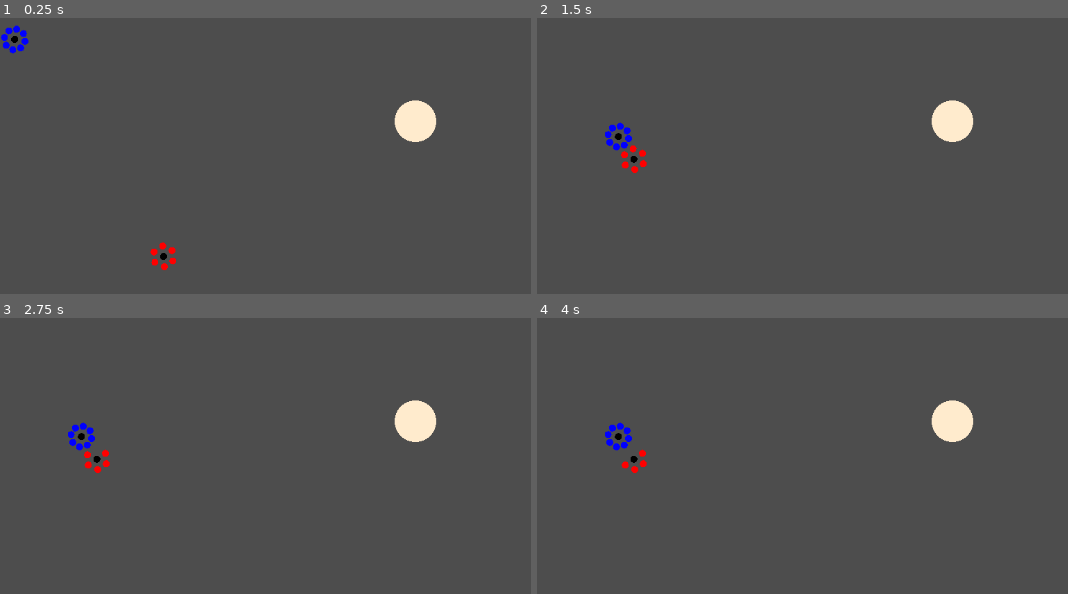
Above: before the commit, frames 1-4 (two rows, left to right).
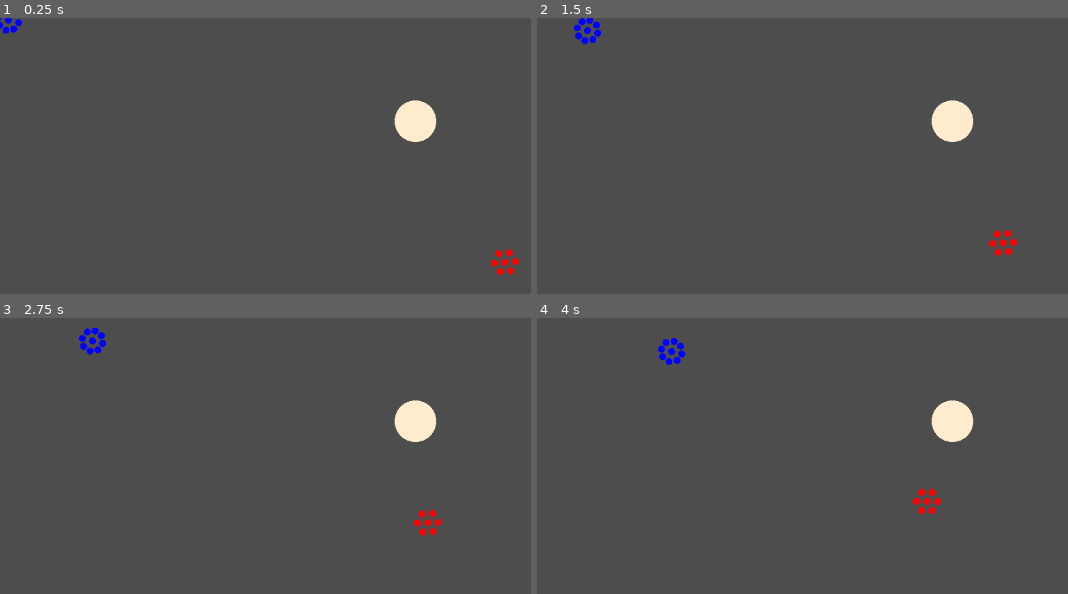
Above: after the commit, the same moments.

Repository: the-alex-g/CardGame
Game: Godot game, scene res://world/world.tscn
Same seed, same stepped clock (60 frames per second), same inputs: the game is played once before the commit and once after it.
Inputs (mouse positions are in pixels of both pictures, inside the frame that each line leads up to):
- Up to frame 1 (0.25 s): no input
- Up to frame 2 (1.5 s): move the mouse to (568, 62) at 0.52 s; click (568, 62) at 0.67 s; move the mouse to (643, 169) at 1.27 s; click (643, 169) at 1.42 s
- Up to frame 3 (2.75 s): move the mouse to (414, 420) at 2.02 s; click (414, 420) at 2.17 s
- Up to frame 4 (4 s): move the mouse to (outside the picture) at 2.77 s; click (outside the picture) at 2.92 s; move the mouse to (outside the picture) at 3.52 s; click (outside the picture) at 3.67 s

The runs differ from the first frame. In frame 1, 0.8% of the frame differs, in the area x 0-98%, y 0-94%; in frame 2, 0.9%, in the area x 6-91%, y 0-87%; in frame 3, 0.9%; in frame 4, 0.9%.

Commit message:
Add captain spellcasting and fix captain attacks
They were broken because hit area was not updating properly

Diff:
--- a/project/shared/selection_manager.gd
+++ b/project/shared/selection_manager.gd
@@ -8,7 +8,7 @@
 
 
 func _ready()->void:
-	object = Spell.new()
+	object = load("res://soldier/captain/captain.tscn").instantiate()
 
 
 func _set_object(value:Node)->void:
--- a/project/soldier/captain/captain.gd
+++ b/project/soldier/captain/captain.gd
@@ -3,11 +3,15 @@
 
 signal ranged_attack_resolved(hit)
 
+enum Type {ATTACK, BOOST_SPELL, OFFENSE_SPELL}
+
 @export var attack_cooldown_time := 1.0
 @export var hit_range := 45.0
 @export var unit_bonus := Stats.new(0, 2)
+@export var type : Type
+@export var spell := Spell.new()
 
-var _target : Target
+var target : Target : set = _set_target
 var root_unit : Unit
 
 @onready var _attack_cooldown_timer : Timer = $AttackCooldownTimer
@@ -16,29 +20,40 @@
 
 func _ready():
 	_hit_area.hit_range = hit_range
+	if type == Type.BOOST_SPELL:
+		_attack_cooldown_timer.start()
 
 
 func _on_unit_targeting_update_target(new_target:Target)->void:
-	_target = new_target
-	_hit_area.target = _target
+	_set_target(new_target)
 
 
 func _on_hit_area_updated_target_in_range(is_target_in_range:bool)->void:
-	if is_target_in_range:
-		_attack_cooldown_timer.start(attack_cooldown_time)
-	else:
-		_attack_cooldown_timer.stop()
+	if type != Type.BOOST_SPELL:
+		if is_target_in_range:
+			_attack_cooldown_timer.start(attack_cooldown_time)
+		else:
+			_attack_cooldown_timer.stop()
 
 
 func _on_attack_cooldown_timer_timeout()->void:
+	if type == Type.ATTACK:
+		_attack()
+	elif type == Type.BOOST_SPELL:
+		root_unit.apply_spell(spell.copy)
+	elif type == Type.OFFENSE_SPELL:
+		target.apply_spell(spell.copy)
+
+
+func _attack()->void:
 	var attack_array := [_get_attack()]
 	match soldier_type:
 		"Melee":
-			_target.damage(attack_array)
+			target.damage(attack_array)
 		"Ranged":
 			var attack_hit : bool = await ranged_attack_resolved
 			if attack_hit:
-				_target.damage(attack_array)
+				target.damage(attack_array)
 
 
 func _on_shoot(ammo:Ammo, from:Vector2)->void:
@@ -50,10 +65,15 @@
 
 func _add_ammo(ammo:Ammo, from:Vector2)->void:
 	ammo.global_position = from
-	ammo.direction = get_angle_to(_target.global_position)
+	ammo.direction = get_angle_to(target.global_position) + get_parent().rotation
 	ammo.bodies_to_ignore.append(root_unit)
 	get_tree().current_scene.add_child(ammo)
 
 
 func _on_hidden()->void:
 	queue_free()
+
+
+func _set_target(value:Target)->void:
+	target = value
+	_hit_area.target = target
--- a/project/soldier/captain/captain.tscn
+++ b/project/soldier/captain/captain.tscn
@@ -1,16 +1,31 @@
-[gd_scene load_steps=3 format=3 uid="uid://ckugrsb48ouyj"]
+[gd_scene load_steps=4 format=3 uid="uid://ckugrsb48ouyj"]
 
 [ext_resource type="Script" path="res://soldier/captain/captain.gd" id="1_74nr5"]
 [ext_resource type="PackedScene" uid="uid://c75ul6ulpjtar" path="res://shared/targeting/hit_area.tscn" id="2_0rdpd"]
+[ext_resource type="Script" path="res://spells/spell.gd" id="3_6umn0"]
 
-[node name="Captain" type="Node2D"]
+[node name="Captain" type="Node2D" node_paths=PackedStringArray("spell")]
 script = ExtResource("1_74nr5")
+hit_range = 300.0
+type = 2
+spell = NodePath("Spell")
 color = Color(0, 0, 0, 1)
+soldier_type = "Ranged"
 
 [node name="HitArea" parent="." instance=ExtResource("2_0rdpd")]
 
 [node name="AttackCooldownTimer" type="Timer" parent="."]
 
+[node name="Spell" type="Node" parent="."]
+script = ExtResource("3_6umn0")
+target_units = true
+captain_spell = true
+type = 1
+info = {
+"damage": 100,
+"targets": 1
+}
+
 [connection signal="hidden" from="." to="." method="_on_hidden"]
 [connection signal="shoot" from="." to="." method="_on_shoot"]
 [connection signal="updated_target_in_range" from="HitArea" to="." method="_on_hit_area_updated_target_in_range"]
--- a/project/spells/spell.gd
+++ b/project/spells/spell.gd
@@ -1,28 +1,32 @@
 class_name Spell
 extends Node
 
-enum TargetTypes {UNIT, TOWER}
 enum Type {HEAL, DAMAGE, RESURRECT}
 
-@export var target_type : TargetTypes = TargetTypes.UNIT
+@export var target_towers := false
+@export var target_units := false
+@export var captain_spell := false
 @export var type : Type = Type.RESURRECT
 # a heal spell needs a "targets" field and a "amount" field
 # a damage spell needs a "targets" field and a "damage" field
 # a resurrect spell needs a "targets" field and a "percent_health" field
-@export var info := {"targets":7, "percent_health":1.0}
+@export var info := {"targets":7}
 
-@onready var _parent : Target = get_parent()
+var copy : Spell : get = _get_copy
+
+@onready var _parent : Target = null if captain_spell else get_parent()
 
 
 func _ready()->void:
-	match type:
-		Type.HEAL:
-			_resolve_healing()
-		Type.DAMAGE:
-			_resolve_damage()
-		Type.RESURRECT:
-			_resolve_resurrection()
-	queue_free()
+	if not captain_spell:
+		match type:
+			Type.HEAL:
+				_resolve_healing()
+			Type.DAMAGE:
+				_resolve_damage()
+			Type.RESURRECT:
+				_resolve_resurrection()
+		queue_free()
 
 
 func _resolve_healing()->void:
@@ -42,3 +46,9 @@
 func _resolve_resurrection()->void:
 	if _parent is Unit:
 		_parent.resurrect(info.targets, info.percent_health)
+
+
+func _get_copy()->Spell:
+	var self_copy := self.duplicate()
+	self_copy.captain_spell = false
+	return self_copy
--- a/project/towers/tower.gd
+++ b/project/towers/tower.gd
@@ -25,7 +25,6 @@
 
 
 func heal(heal_array:Array)->void:
-	print("tower healed")
 	for amount in heal_array:
 		health = min(health + amount, _max_health)
 
@@ -76,7 +75,7 @@
 
 
 func _apply_spell(spell:Spell)->void:
-	if spell.target_type == Spell.TargetTypes.TOWER:
+	if spell.target_towers:
 		add_child(spell)
 	else:
 		print("invalid target")
--- a/project/unit/unit.gd
+++ b/project/unit/unit.gd
@@ -5,7 +5,7 @@
 
 @export_category("Unit")
 @export var unit_size := 7
-@export var speed := 150.0
+@export var speed := 50.0
 @export var attack_delay_time := 1.0
 @export var color := Color.BLUE
 @export var hit_radius := 30.0
@@ -25,7 +25,6 @@
 func _ready()->void:
 	_update_targeting_system()
 	_update_soldier_container()
-	_add_captain(load("res://soldier/captain/captain.tscn").instantiate())
 	super._ready()
 
 
@@ -140,11 +139,12 @@
 		SelectionManager.ObjectTypes.CAPTAIN:
 			_add_captain(SelectionManager.object)
 		SelectionManager.ObjectTypes.SPELL:
-			_apply_spell(SelectionManager.object)
+			apply_spell(SelectionManager.object)
 
 
 func _add_captain(captain:Captain)->void:
 	_targeting_system.aquired_new_target.connect(Callable(captain, "_on_unit_targeting_update_target"))
+	captain.set_deferred("target", _target)
 	_soldier_container.add_captain(captain)
 
 
@@ -152,9 +152,8 @@
 	_set_is_dead(true)
 
 
-func _apply_spell(spell:Spell)->void:
-	if spell.target_type == Spell.TargetTypes.UNIT:
+func apply_spell(spell:Spell)->void:
+	if spell.target_units:
 		add_child(spell)
-		print("spell happened")
 	else:
 		print("invalid target")
--- a/project/world/world.tscn
+++ b/project/world/world.tscn
@@ -10,7 +10,7 @@
 team_index = 1
 
 [node name="Unit2" parent="." instance=ExtResource("2_ul3bs")]
-position = Vector2(257, 375)
+position = Vector2(739, 358)
 color = Color(1, 0, 0, 1)
 
 [node name="Tower" parent="." instance=ExtResource("2_dymgq")]
